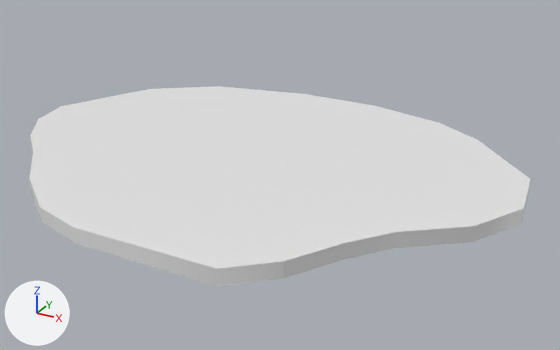
Renders of the FBX model Assets/Content/Models/Planet/Continents/Continent05.FBX from each side of a commit.
Before and after are seen from a 50 mm camera at (28.1, -38.5, 20.7) aimed at (5.2, 3.3, -0.2). The lights are fixed; the arrows at lower left show +X, +Y and +Z. Where no turn or scale is listed for an object, it has been applied to the vertices.

Names of what the first picture shows: 'Continent05'.
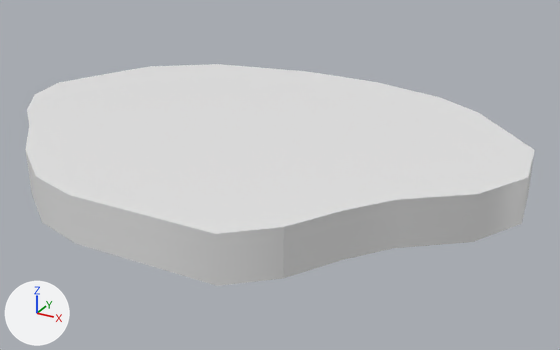
The newer file is also turned or shifted as a whole; pictures and numbers use the older file's frame.

Boxes (x1, y1, x2, y2) around the edits, measured in the pictures (560 x 350 px):
'Continent05', reshaped (11% taller)
    before: (30, 86, 530, 286)
    after: (25, 64, 535, 286)

What changed in the scene script:
```text
Change me_mesh:
    used by ob_continent05; location = (0.0, 0.0, 0.0)
    remove me_mesh.from_pydata(...)  # 84 vertices, 164 faces; spans x -15.2..21.1, y -10.8..16.6, z 0.0..1.0
    add me_mesh.from_pydata(...)  # 84 vertices, 82 faces; spans x -15.2..21.1, y -10.8..16.6, z 0.0..2.9
    me_mesh part 1
    9 vertices are removed from x -13.0..15.6, y -10.8..15.2, z 1.0
    164 faces are deleted
    33 vertices in x -15.2..21.1, y -10.7..16.6, z 1.0 move by (0.0, 0.0, 1.9)
    9 vertices are added at x -13.0..15.6, y -10.8..15.2, z 2.9
    82 new faces join them
```
